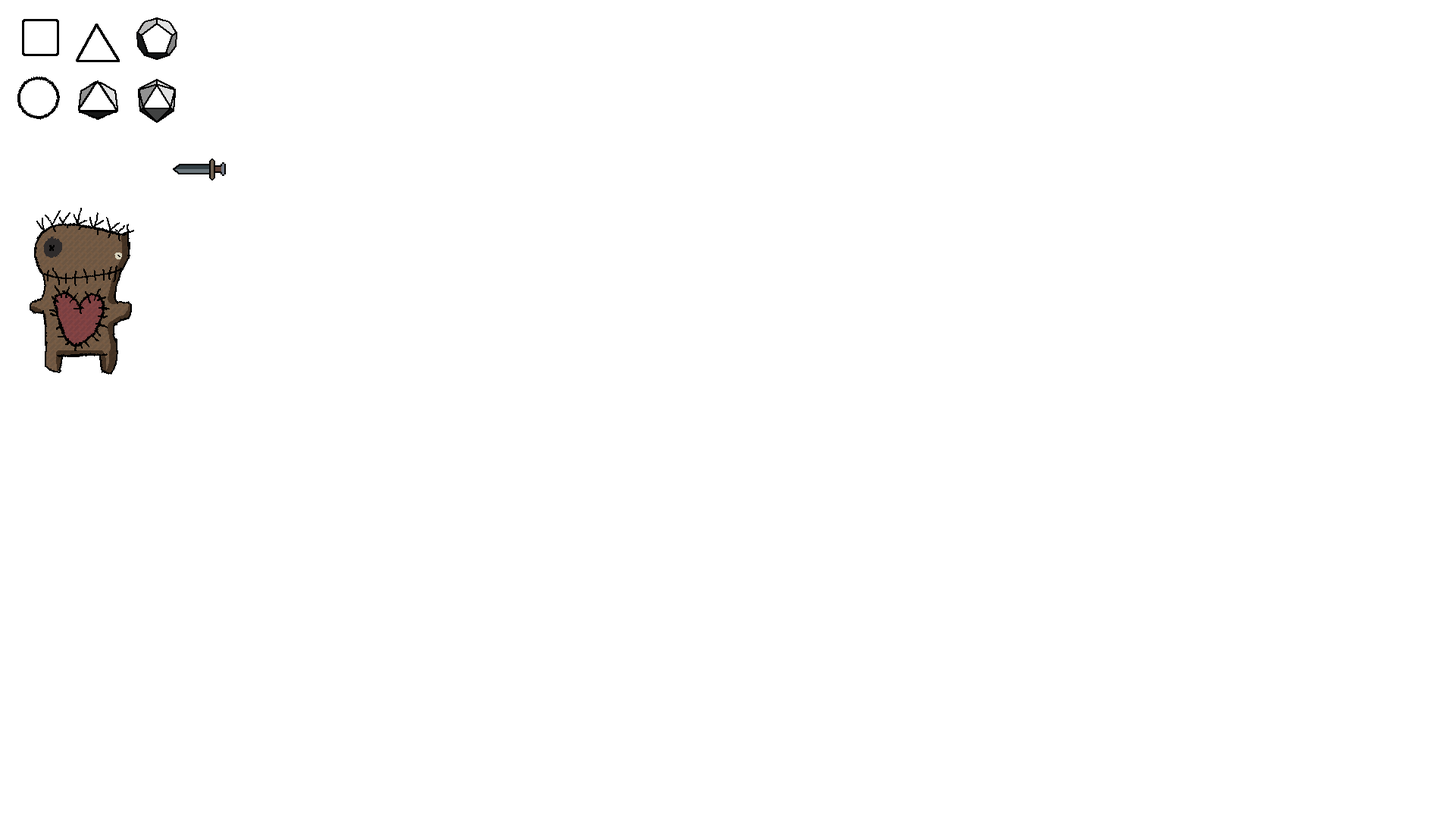
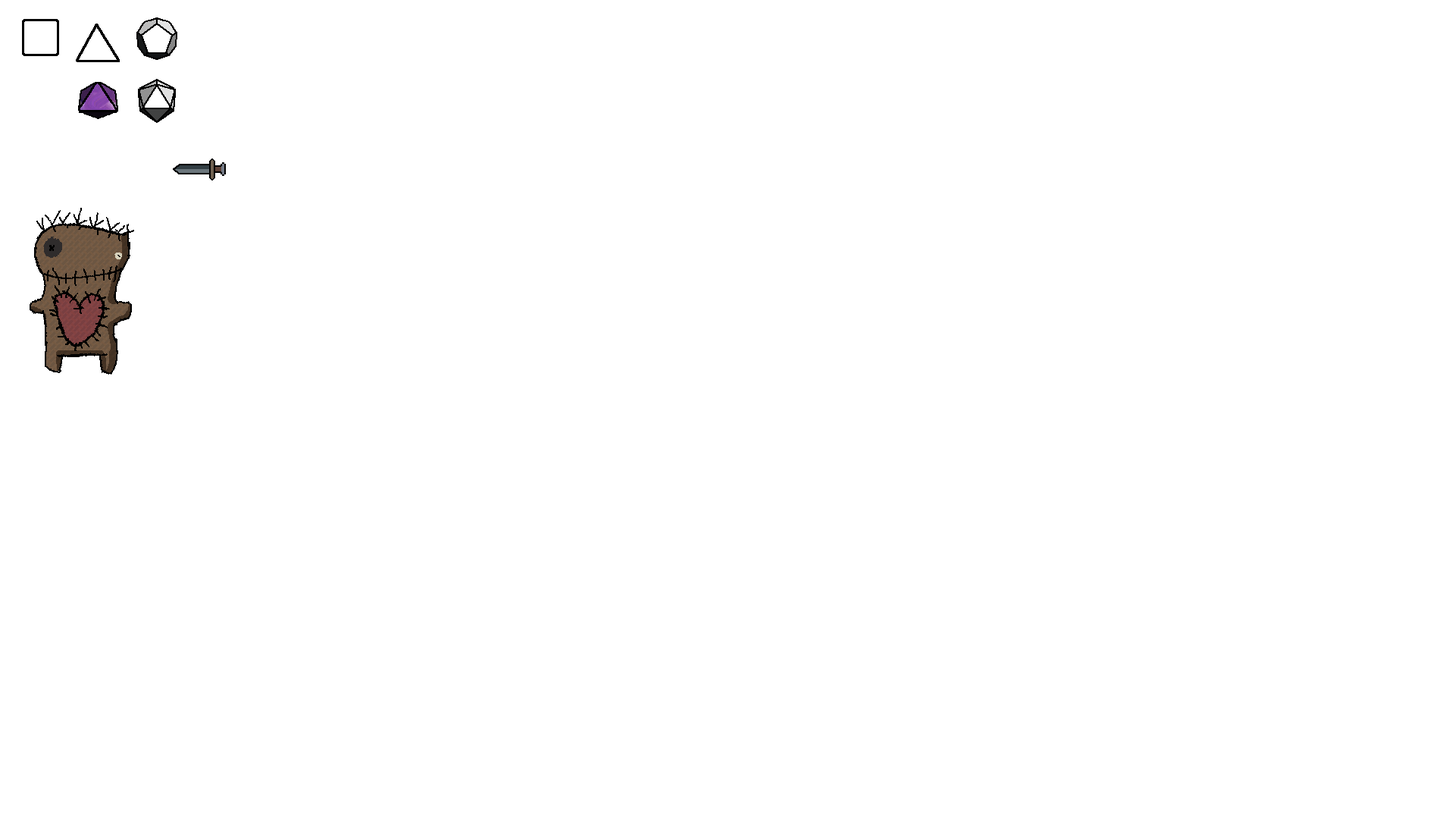
Before/after of a (1455, 819) layered artwork. What changed in the layer stack:
hid "Layer 12" over [17, 76, 60, 120]
added group "Base Set" with 20 layers above "Layer 3" over [21, 76, 117, 120]
added group "D8" with 6 layers in group "Base Set" over [80, 80, 117, 120]
moved "Layer 31" (2nd of 2, in "Base Set" › "D8") into group "D8", painted on it over [80, 80, 117, 120]
added layer "Layer 16 copy" (2nd of 2, in "Base Set" › "D8") (multiply) in group "D8" over [80, 81, 117, 120]
added layer "Layer 36 copy" (multiply) in group "D8" over [80, 80, 117, 120]
added layer "Layer 36" (2nd of 2, in "Base Set" › "D8") in group "D8" over [80, 80, 117, 120]
added layer "Layer 37" (2nd of 2, in "Base Set" › "D8") (saturation) in group "D8" over [100, 99, 117, 110]
moved "Layer 16" (2nd of 2, in "Base Set" › "D8") into group "D8", painted on it over [80, 81, 117, 120]
removed layer "Layer 15" from group "D6" over [80, 80, 117, 120]
moved "D6" into group "Base Set" over [17, 76, 117, 120]
